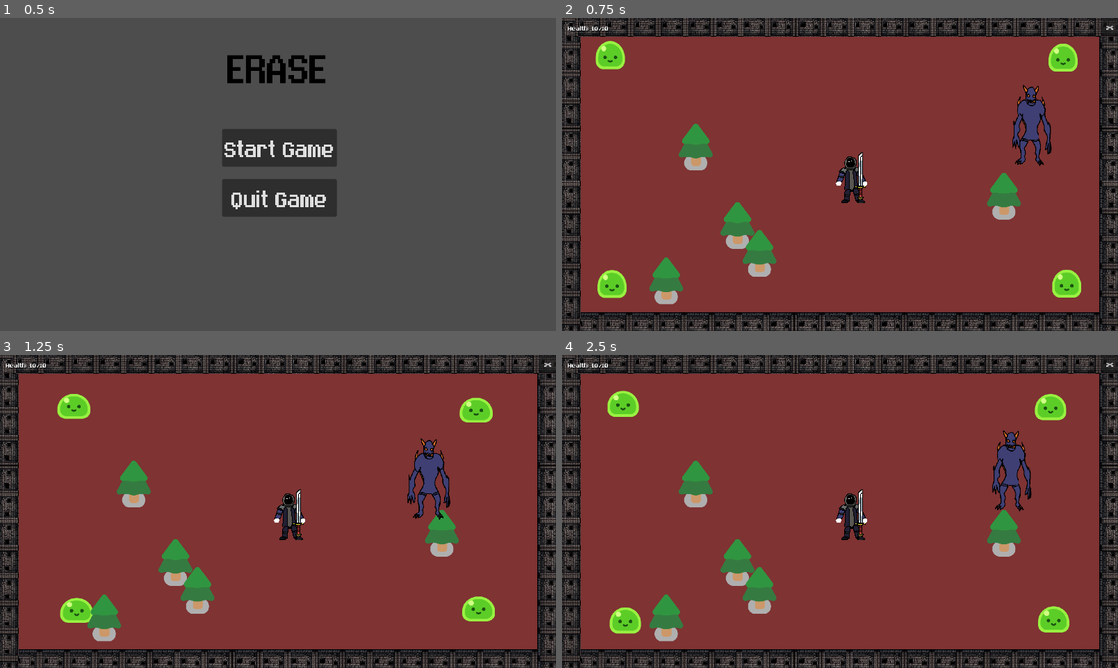
Above: before the commit, frames 1-4 (two rows, left to right).
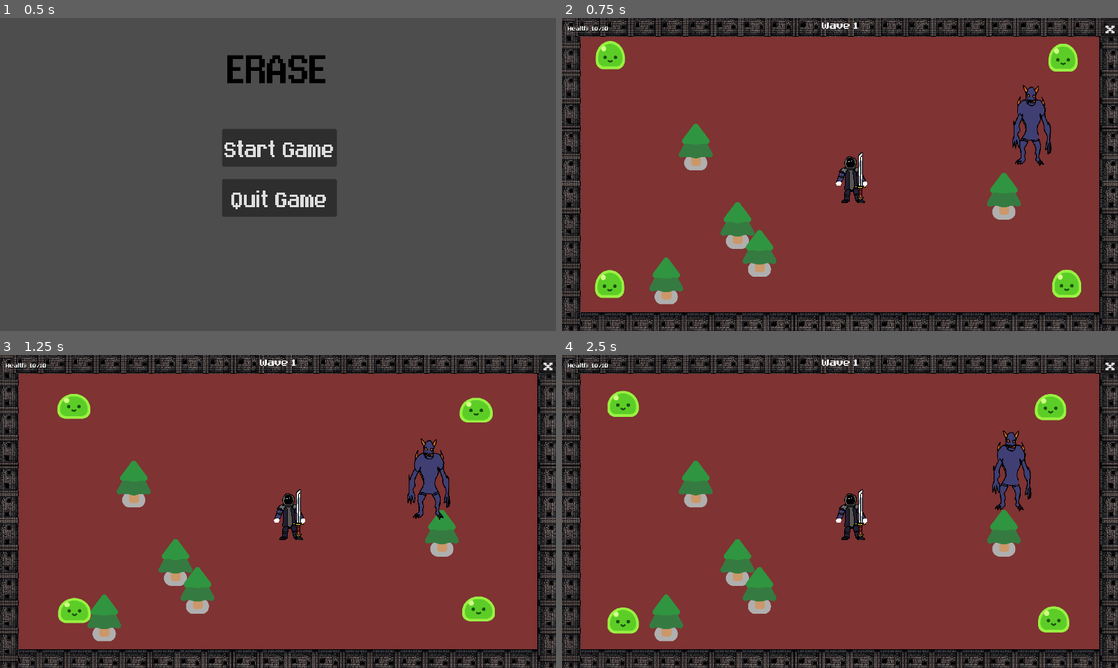
Above: after the commit, the same moments.

Repository: M1N4T0-K4N4E/Erase
Game: Godot game, scene res://TitleScreen.tscn
Two runs of this game, one before a commit and one after it. Both use one fixed random seed, a clock stepped at 60 frames per second and the inputs below.
Inputs:
- Up to frame 1 (0.5 s): no input
- Up to frame 2 (0.75 s): click "Start Game" at 0.5 s
- Up to frame 3 (1.25 s): no input
- Up to frame 4 (2.5 s): click "x" (after the commit: "X") at 1.25 s; click "Start Game" at 2 s

Frame 1 is identical in both runs. In frame 2, 0.3% of the frame differs, in the area x 5-100%, y 0-90%; in frame 3, 0.3%; in frame 4, 0.3%.

Commit message:
try to show current wave , can't make slime hurt TT, change wave incoming to wave cleared

Diff:
--- a/Asset/in_game_screen.tscn
+++ b/Asset/in_game_screen.tscn
@@ -39,7 +39,7 @@
 position = Vector2(1663, 351)
 
 [node name="Mob_test" parent="." instance=ExtResource("4_s8dgf")]
-position = Vector2(142, 984)
+position = Vector2(134, 984)
 
 [node name="Mob_test2" parent="." instance=ExtResource("4_s8dgf")]
 position = Vector2(1773, 984)
@@ -51,12 +51,13 @@
 position = Vector2(137, 166)
 
 [node name="Button" type="Button" parent="."]
-offset_left = 1867.0
-offset_top = 1.0
-offset_right = 1884.0
-offset_bottom = 32.0
-scale = Vector2(3.05026, 1.89563)
-text = "x"
+z_index = 8
+offset_left = 1870.0
+offset_right = 1899.0
+offset_bottom = 55.0
+scale = Vector2(1.71667, 1.29873)
+theme_override_font_sizes/font_size = 41
+text = "X"
 
 [node name="UI" type="CanvasLayer" parent="."]
 
@@ -75,6 +76,17 @@
 theme_override_font_sizes/font_size = 24
 text = "Health: 10/10"
 
+[node name="Label" type="Label" parent="UI"]
+anchors_preset = 5
+anchor_left = 0.5
+anchor_right = 0.5
+offset_left = -63.0
+offset_right = 63.0
+offset_bottom = 47.0
+grow_horizontal = 2
+theme_override_font_sizes/font_size = 41
+text = "Wave 1"
+
 [node name="wall" type="StaticBody2D" parent="."]
 
 [node name="left4" type="StaticBody2D" parent="wall"]
--- a/Script/in_game_screen.gd
+++ b/Script/in_game_screen.gd
@@ -59,7 +59,7 @@
 
 	# Wave label
 	wave_label = Label.new()
-	wave_label.text = "Wave 1 Incoming!"
+	wave_label.text = "Wave 1 Cleared!"
 	wave_label.add_theme_font_size_override("font_size", 48)
 	wave_label.horizontal_alignment = HORIZONTAL_ALIGNMENT_CENTER
 	wave_label.vertical_alignment = VERTICAL_ALIGNMENT_CENTER
@@ -124,7 +124,7 @@
 
 func show_wave_notice():
 	if notice_screen and wave_label:
-		wave_label.text = "Wave " + str(current_wave) + " Incoming!"
+		wave_label.text = "Wave " + str(current_wave+1) + " Incoming!"
 		notice_screen.visible = true
 
 		# Hide notice after 2 seconds
--- a/Script/mob.gd
+++ b/Script/mob.gd
@@ -47,8 +47,9 @@
 	can_damage_player = true
 
 func take_damage(amount: int = 1):
+	health -= amount
+	print("i cant play animation")
 	get_node("Slime").play_hurt()
-	health -= amount
 	if health <= 0:
 		die()
 
--- a/characters/slime/slime.gd
+++ b/characters/slime/slime.gd
@@ -7,7 +7,7 @@
 
 func play_hurt():
 	%AnimationPlayer.play("hurt")
-	%AnimationPlayer.queue("walk")
+	#%AnimationPlayer.queue("walk")
 
 func play_idle():
 	%AnimationPlayer.play("idle")
Not shown: 1 places in Asset/in_game_screen.tscn that only renumber resources
